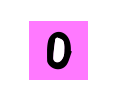
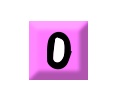
Layer changes from the first w=116, h=100 image to the second:
pixels changed over 29, 21, 88, 80 (layer not identified)
